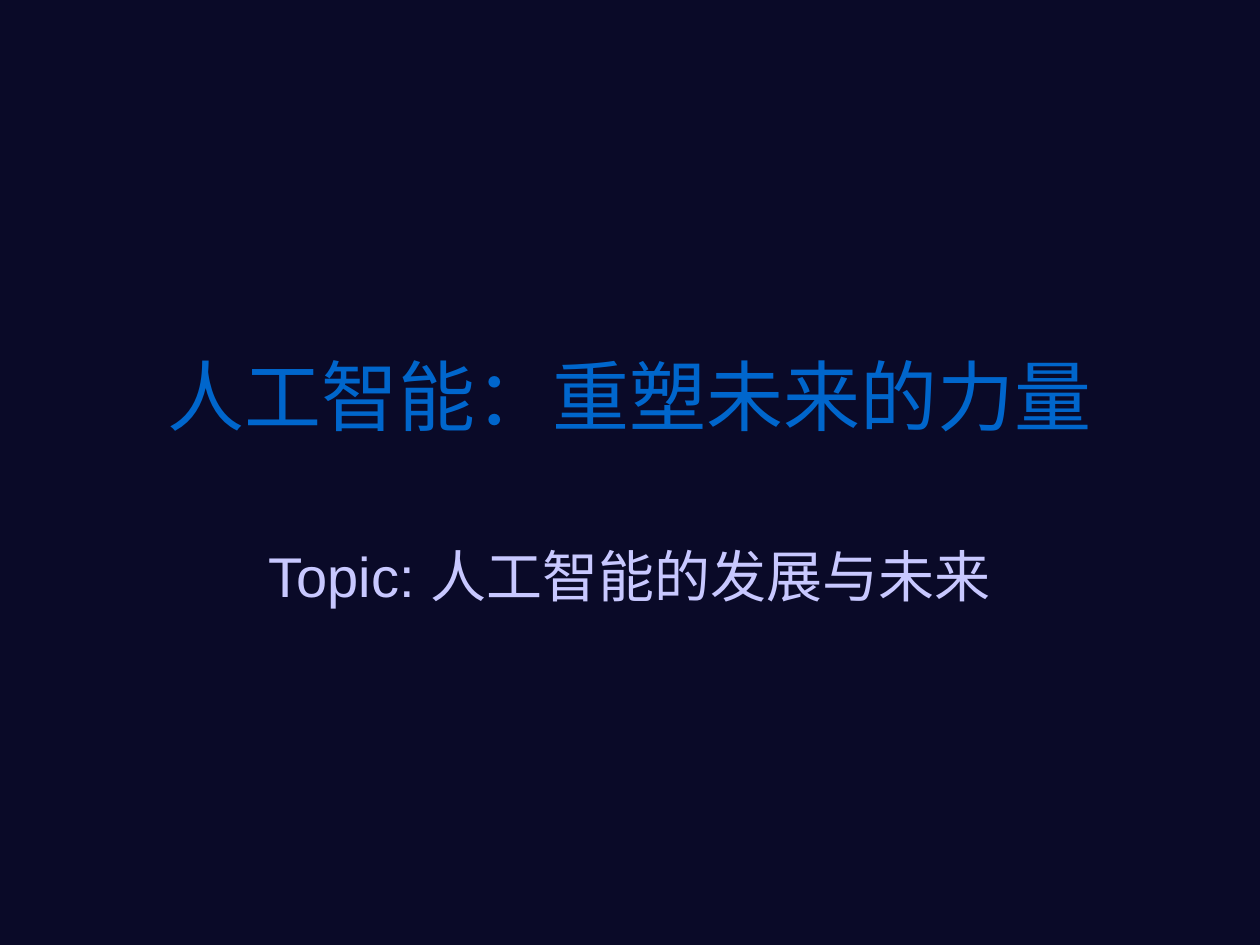
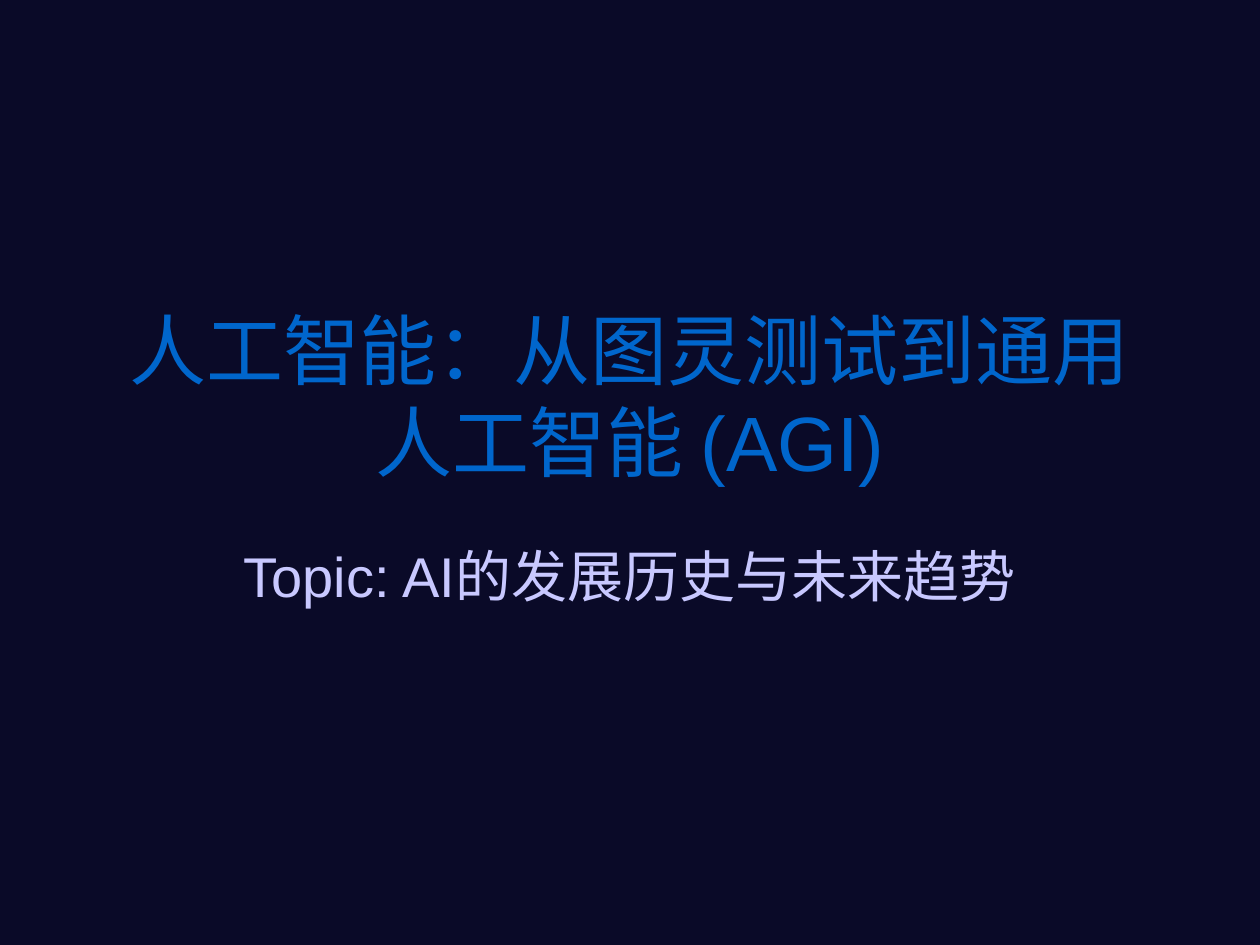
Before and after one commit to yeasy/AutoPPT, a slide deck: slide 1 of samples/en_art.pptx. Drawn at 1260x945 pixels with LibreOffice and Linux fonts; fonts in the diff are those of the drawing. Boxes give left, top, right and bottom in pixels: in the first picture for what was removed or moved away, otherwise in the second. Text is boxed around its words. In the diff, an @@ line names an element or a change of style, - is before the commit and + after.

Commit message:
Ultra-HQ Sample Overhaul: Injected Wikipedia-grade substantive research content (dry goods) across all 6 flagship topics

```diff
--- a/samples/en_art.pptx
+++ b/samples/en_art.pptx
@@ title at box(129, 314, 1130, 486): text changed @@
-人工智能：重塑未来的力量
+人工智能：从图灵测试到通用人工智能 (AGI)
@@ subtitle at box(244, 553, 1015, 608): text changed @@
-Topic: 人工智能的发展与未来
+Topic: AI的发展历史与未来趋势
```
Also in this commit, not shown: 20 other slides changed, 12 slides added, 12 slides removed, 7 other files.
